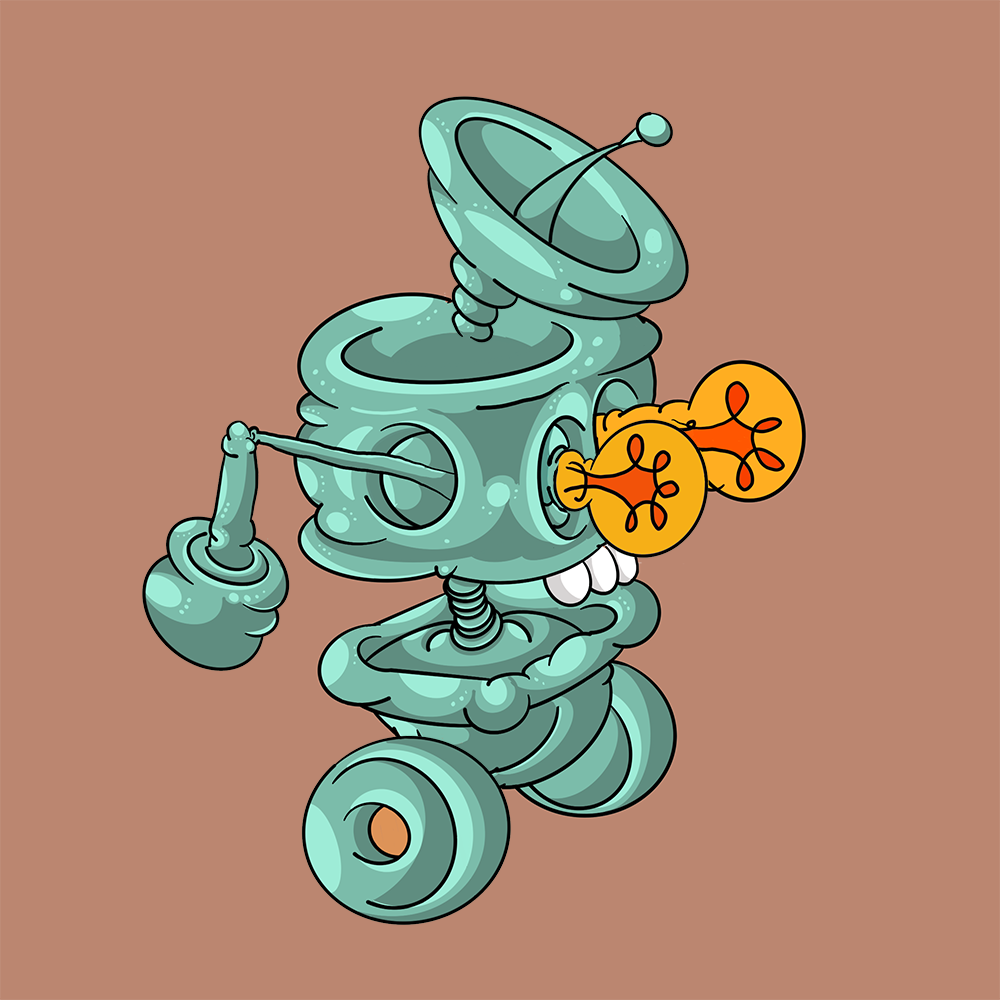
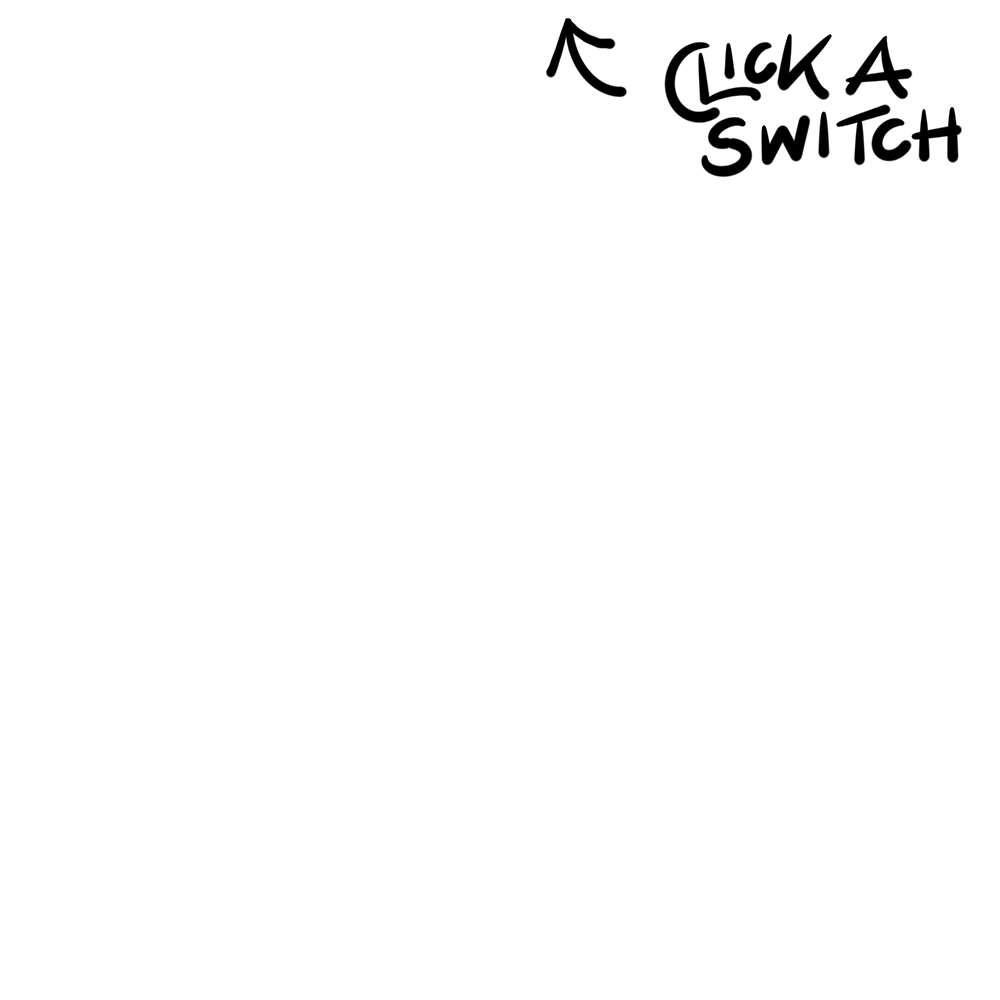
Layers edited between the first and the second (1000, 1000) image:
added layer "info" above "layer_1_up" over [546, 18, 963, 178]
hid "layer_1_up" over [418, 96, 689, 343]
hid "layer_2_up" over [552, 419, 709, 563]
hid "layer_3_up" over [142, 420, 290, 672]
hid "layer_4_up" over [301, 735, 511, 925]
hid "background", painted on it over [0, 0, 1000, 1000]
